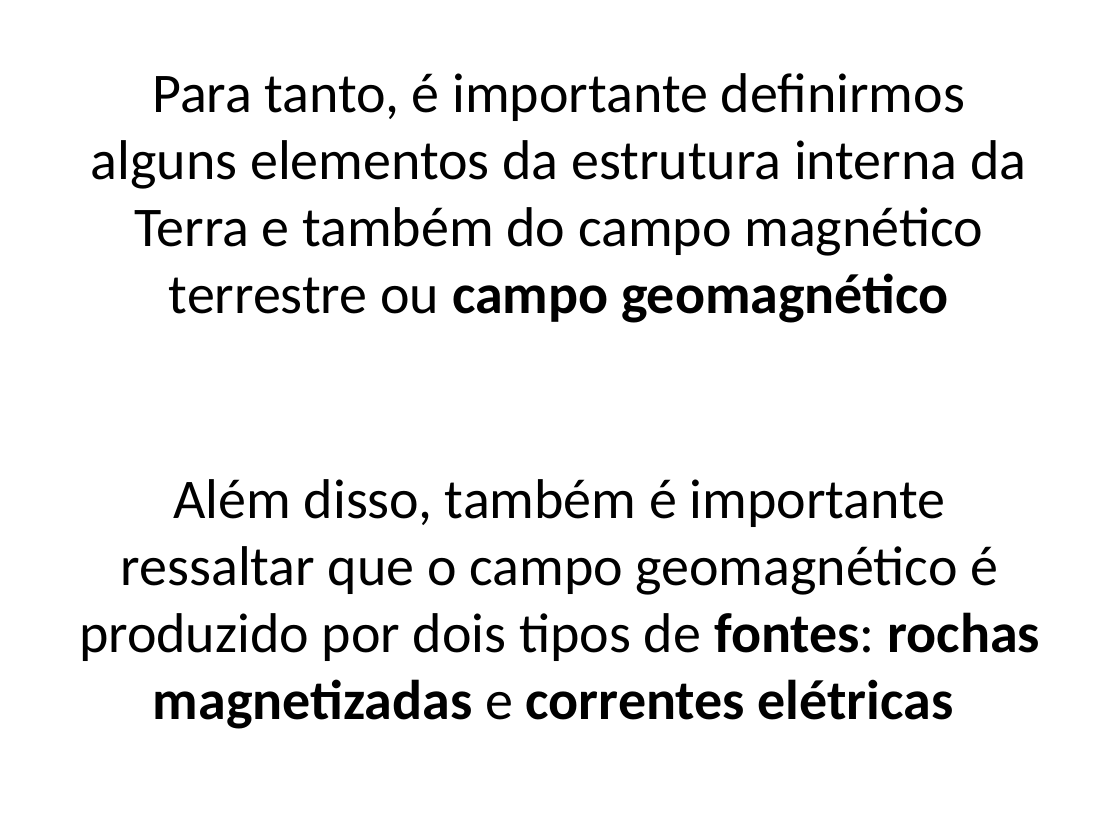
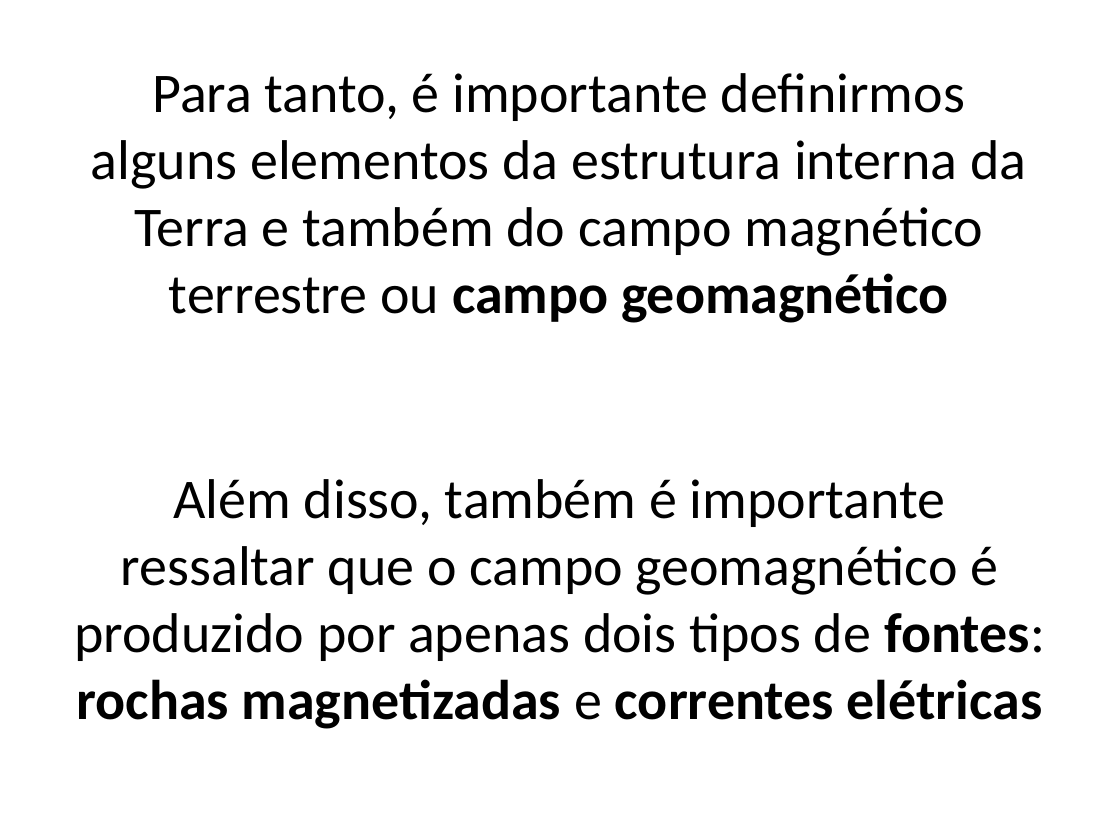
Before and after one commit to pinga-lab/CE-VII-SimBGf-2016, a slide deck: slide 6 of slides/4_anomalia_campo_total.pptx. Drawn at 1120x840 pixels with LibreOffice and Linux fonts; fonts in the diff are those of the drawing. Boxes give left, top, right and bottom in pixels: in the first picture for what was removed or moved away, otherwise in the second. Text is boxed around its words. In the diff, an @@ line names an element or a change of style, - is before the commit and + after.

Commit message:
descricao das componentes do campo geomagnetico

```diff
--- a/slides/4_anomalia_campo_total.pptx
+++ b/slides/4_anomalia_campo_total.pptx
@@ text at bbox=[74, 479, 1045, 729]: text changed @@
-Além disso, também é importante ressaltar que o campo geomagnético é produzido por dois tipos de fontes: rochas magnetizadas e correntes elétricas
+Além disso, também é importante ressaltar que o campo geomagnético é produzido por apenas dois tipos de fontes: rochas magnetizadas e correntes elétricas
```
Also in this commit, not shown: 2 other slides changed, 6 slides added.
